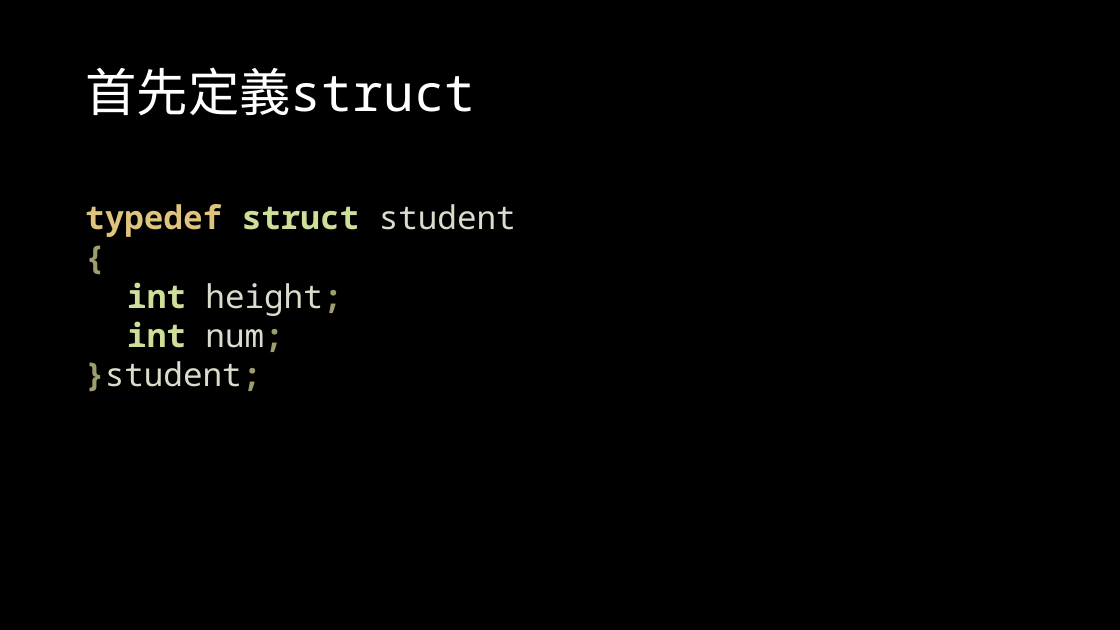
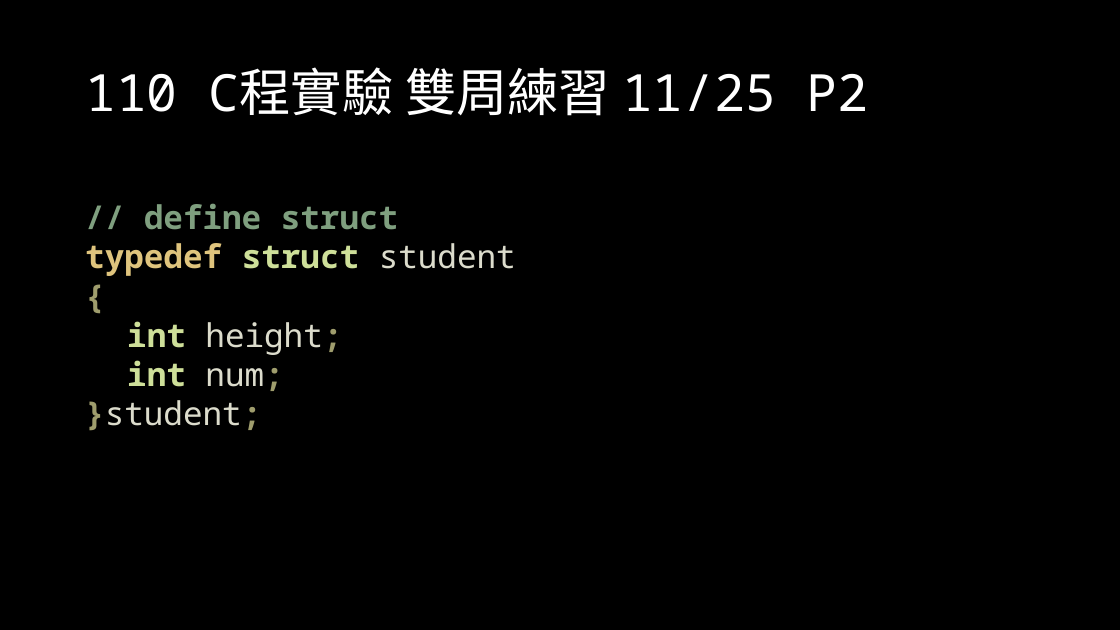
Before and after one commit to OEmiliatanO/those_c_prog_didnt_teach, a slide deck: slide 66 of Ch1/Ch1-basic.pptx (slide 39 before the commit). Drawn at 1120x630 pixels with LibreOffice and Linux fonts; fonts in the diff are those of the drawing. Boxes give left, top, right and bottom in pixels: in the first picture for what was removed or moved away, otherwise in the second. Text is boxed around its words. In the diff, an @@ line names an element or a change of style, - is before the commit and + after.

```diff
--- a/Ch1/Ch1-basic.pptx
+++ b/Ch1/Ch1-basic.pptx
@@ title at (85,67,869,116): text changed @@
-首先定義struct
+110 C程實驗 雙周練習 11/25 P2
@@ text at (144,203,398,230): paragraph added @@
+// define struct
```
Also in this commit, not shown: 4 other slides changed, 33 slides added, 3 other files.
